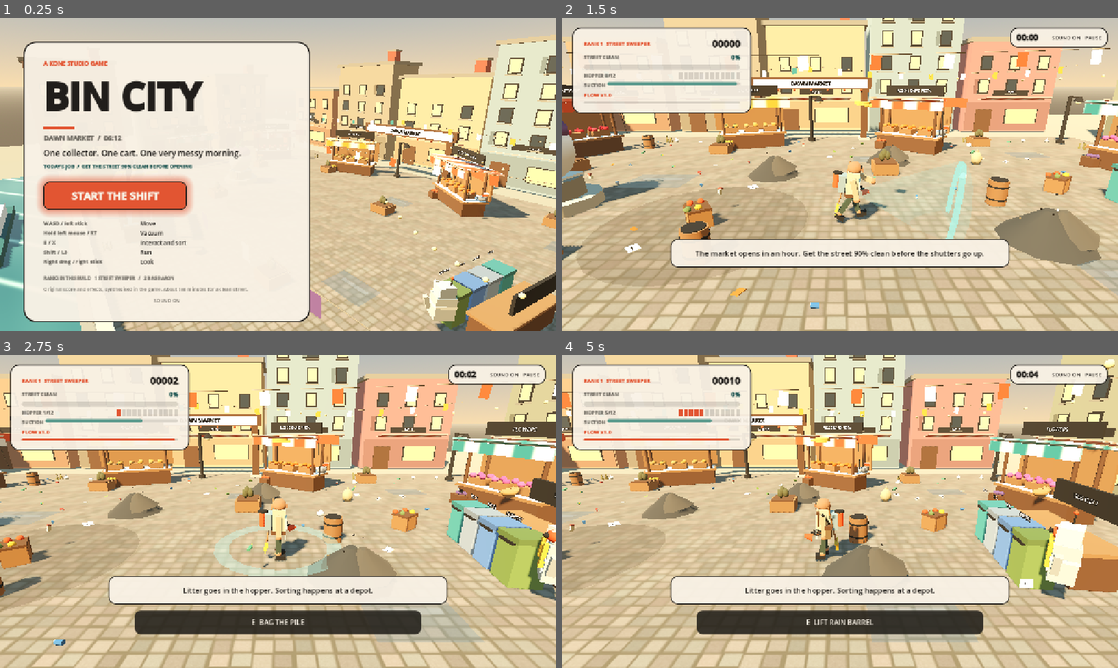
Above: before the commit, frames 1-4 (two rows, left to right).
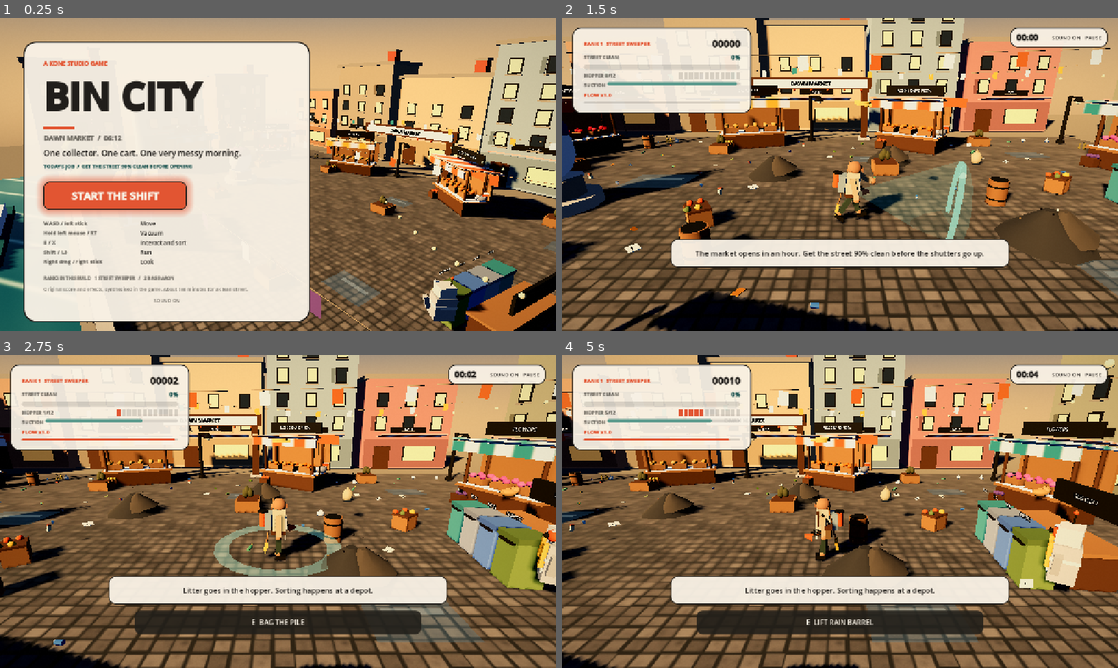
Above: after the commit, the same moments.

Repository: konethegreat/animation-and-game-studio
Game: Godot game, scene res://main.tscn
Same seed, same stepped clock (60 frames per second), same inputs: the game is played once before the commit and once after it.
Inputs (mouse positions are in pixels of both pictures, inside the frame that each line leads up to):
- Up to frame 1 (0.25 s): no input
- Up to frame 2 (1.5 s): click "START THE SHIFT" at 0.5 s; tap Enter (ui_accept) at 1.25 s; move the mouse to (962, 158) at 1.27 s; hold D (move_right) from 1.28 s (still down); tap F at 1.35 s; click (962, 158) at 1.42 s
- Up to frame 3 (2.75 s): tap Enter (ui_accept) at 1.52 s; release D (move_right) at 2 s; drag from (166, 527) to (250, 574) at 2.02 s
- Up to frame 4 (5 s): move the mouse to (895, 442) at 2.77 s; hold D (move_right) 2.78-3.5 s; tap 4 (sort_compost) at 2.85 s; click (895, 442) at 2.92 s; tap F at 3.05, 4.55 s; drag from (812, 574) to (673, 464) at 3.52 s; move the mouse to (1006, 558) at 4.27 s; hold A (move_left) from 4.28 s (still down); tap 2 (sort_metal) at 4.35 s; click (1006, 558) at 4.42 s; tap Enter (ui_accept) at 4.52 s

The runs differ from the first frame. In frame 1, 53% of the frame differs, in the area x 0-100%, y 0-100%; in frame 2, 84%; in frame 3, 80%; in frame 4, 80%.

Commit message:
feat: give bin city a stylised dawn grade
Sky shader, one sun with four shadow splits, cool ambient against a warm
low sun, a darker cobble with pits, and a split tone post layer. Web safe:
no SSAO, no volumetric fog, glow only where a mood asks for it.

Diff:
--- a/projects/011-bin-city/scripts/game.gd
+++ b/projects/011-bin-city/scripts/game.gd
@@ -7,6 +7,50 @@
 const LITTER = preload("res://scripts/litter.gd")
 const PILE = preload("res://scripts/pile.gd")
 const RAT = preload("res://scripts/rat.gd")
+const POSTFX = preload("res://scripts/postfx.gd")
+
+const MOODS := {
+	"dawn": {
+		"zenith": Color(0.26, 0.43, 0.62), "horizon": Color(1.0, 0.79, 0.57),
+		"ground": Color(0.47, 0.41, 0.35), "sun": Color(1.0, 0.8, 0.55),
+		"sun_angle": Vector3(-31.0, -40.0, 0.0), "sun_energy": 1.85,
+		"ambient": 0.52, "ambient_colour": Color(0.4, 0.5, 0.68),
+		"fog": Color(0.9, 0.79, 0.63), "fog_density": 0.0007,
+		"exposure": 0.74, "glow": false,
+	},
+	"canal": {
+		"zenith": Color(0.28, 0.48, 0.55), "horizon": Color(0.82, 0.9, 0.84),
+		"ground": Color(0.32, 0.42, 0.4), "sun": Color(0.95, 0.98, 0.9),
+		"sun_angle": Vector3(-42.0, -18.0, 0.0), "sun_energy": 1.15,
+		"ambient": 0.6, "ambient_colour": Color(0.46, 0.58, 0.64),
+		"fog": Color(0.76, 0.86, 0.83), "fog_density": 0.004,
+		"exposure": 0.93, "glow": false,
+	},
+	"night": {
+		"zenith": Color(0.04, 0.08, 0.16), "horizon": Color(0.14, 0.26, 0.3),
+		"ground": Color(0.05, 0.06, 0.08), "sun": Color(0.52, 0.68, 0.9),
+		"sun_angle": Vector3(-38.0, 24.0, 0.0), "sun_energy": 0.32,
+		"ambient": 0.3, "ambient_colour": Color(0.26, 0.36, 0.55),
+		"fog": Color(0.16, 0.24, 0.3), "fog_density": 0.0044,
+		"exposure": 1.12, "glow": false,
+	},
+	"neon": {
+		"zenith": Color(0.03, 0.04, 0.12), "horizon": Color(0.22, 0.07, 0.24),
+		"ground": Color(0.04, 0.04, 0.08), "sun": Color(0.6, 0.5, 0.9),
+		"sun_angle": Vector3(-30.0, 36.0, 0.0), "sun_energy": 0.24,
+		"ambient": 0.3, "ambient_colour": Color(0.36, 0.26, 0.56),
+		"fog": Color(0.16, 0.1, 0.24), "fog_density": 0.0046,
+		"exposure": 1.16, "glow": true,
+	},
+	"boss": {
+		"zenith": Color(0.06, 0.05, 0.05), "horizon": Color(0.3, 0.16, 0.1),
+		"ground": Color(0.06, 0.05, 0.05), "sun": Color(1.0, 0.6, 0.35),
+		"sun_angle": Vector3(-24.0, 12.0, 0.0), "sun_energy": 0.55,
+		"ambient": 0.28, "ambient_colour": Color(0.44, 0.3, 0.3),
+		"fog": Color(0.24, 0.16, 0.12), "fog_density": 0.006,
+		"exposure": 1.1, "glow": true,
+	},
+}
 
 const AREA_SCRIPTS := {
 	"dawn_market": preload("res://scripts/world.gd"),
@@ -37,6 +81,10 @@
 var world
 var area
 var area_id := "dawn_market"
+var postfx
+var env: Environment
+var sun_light: DirectionalLight3D
+var sky_material: ShaderMaterial
 var player
 var ui
 var cam_yaw: Node3D
@@ -80,6 +128,13 @@
 	rng.seed = 20261102
 	_setup_input()
 	_build_light()
+	postfx = POSTFX.new()
+	postfx.name = "PostFX"
+	add_child(postfx)
+	var state = get_node_or_null("/root/GameState")
+	if state != null:
+		postfx.set_quality(str(state.settings.get("quality", "standard")))
+	_apply_mood("dawn")
 	world = WORLD.new()
 	world.name = "DawnMarket"
 	add_child(world)
@@ -176,6 +231,9 @@
 
 
 func _unhandled_input(event: InputEvent) -> void:
+	if event is InputEventKey and event.pressed and not event.echo and event.keycode == KEY_F7:
+		if postfx != null:
+			postfx.rect.visible = not postfx.rect.visible
 	if event is InputEventMouseButton:
 		var mouse := event as InputEventMouseButton
 		if mouse.pressed and mouse.button_index == MOUSE_BUTTON_WHEEL_UP:
@@ -249,42 +307,79 @@
 
 
 func _build_light() -> void:
-	var env := Environment.new()
+	env = Environment.new()
 	env.background_mode = Environment.BG_SKY
 	var sky := Sky.new()
-	var sky_mat := ProceduralSkyMaterial.new()
-	sky_mat.sky_top_color = Color(0.36, 0.52, 0.66)
-	sky_mat.sky_horizon_color = Color(0.98, 0.82, 0.62)
-	sky_mat.ground_horizon_color = Color(0.86, 0.78, 0.64)
-	sky_mat.ground_bottom_color = Color(0.42, 0.38, 0.32)
-	sky_mat.sun_angle_max = 18.0
-	sky_mat.sun_curve = 0.18
-	sky.sky_material = sky_mat
+	sky_material = ShaderMaterial.new()
+	sky_material.shader = load("res://shaders/sky.gdshader")
+	sky.sky_material = sky_material
 	env.sky = sky
-	env.ambient_light_source = Environment.AMBIENT_SOURCE_SKY
-	env.ambient_light_energy = 0.42
-	env.tonemap_mode = Environment.TONE_MAPPER_FILMIC
-	env.tonemap_exposure = 0.88
+	env.ambient_light_source = Environment.AMBIENT_SOURCE_COLOR
+	env.ambient_light_color = Color(0.4, 0.5, 0.68)
+	env.ambient_light_energy = 0.52
+	env.reflected_light_source = Environment.REFLECTION_SOURCE_SKY
+	env.tonemap_mode = Environment.TONE_MAPPER_ACES
+	env.tonemap_exposure = 1.0
+	env.tonemap_white = 6.0
 	env.fog_enabled = true
-	env.fog_light_color = Color(0.93, 0.83, 0.69)
-	env.fog_light_energy = 0.35
-	env.fog_density = 0.0032
-	env.fog_sky_affect = 0.2
+	env.fog_mode = Environment.FOG_MODE_DEPTH
+	env.fog_light_color = Color(0.95, 0.86, 0.72)
+	env.fog_light_energy = 0.5
+	env.fog_density = 0.001
+	env.fog_depth_begin = 30.0
+	env.fog_depth_end = 120.0
+	env.fog_sky_affect = 0.18
+	env.glow_enabled = false
+	env.glow_intensity = 0.35
+	env.glow_strength = 0.75
+	env.glow_bloom = 0.04
+	env.glow_mix = 0.15
+	env.glow_hdr_threshold = 1.1
 	env.adjustment_enabled = true
-	env.adjustment_brightness = 1.0
-	env.adjustment_contrast = 1.06
-	env.adjustment_saturation = 1.12
+	env.adjustment_brightness = 0.99
+	env.adjustment_contrast = 1.1
+	env.adjustment_saturation = 1.16
 	var holder := WorldEnvironment.new()
 	holder.environment = env
 	add_child(holder)
 
-	var sun := DirectionalLight3D.new()
-	sun.rotation_degrees = Vector3(-46.0, -34.0, 0.0)
-	sun.light_color = Color(1.0, 0.87, 0.68)
-	sun.light_energy = 1.0
-	sun.shadow_enabled = true
-	sun.directional_shadow_max_distance = 46.0
-	add_child(sun)
+	sun_light = DirectionalLight3D.new()
+	sun_light.rotation_degrees = Vector3(-42.0, -32.0, 0.0)
+	sun_light.light_color = Color(1.0, 0.87, 0.68)
+	sun_light.light_energy = 1.05
+	sun_light.shadow_enabled = true
+	sun_light.directional_shadow_mode = DirectionalLight3D.SHADOW_PARALLEL_4_SPLITS
+	sun_light.directional_shadow_max_distance = 46.0
+	sun_light.directional_shadow_blend_splits = true
+	sun_light.shadow_bias = 0.03
+	sun_light.shadow_normal_bias = 1.1
+	sun_light.shadow_blur = 1.2
+	add_child(sun_light)
+
+
+func _apply_mood(mood: String) -> void:
+	if env == null:
+		return
+	var cfg: Dictionary = MOODS.get(mood, MOODS["dawn"])
+	sky_material.set_shader_parameter("zenith", cfg.zenith)
+	sky_material.set_shader_parameter("horizon", cfg.horizon)
+	sky_material.set_shader_parameter("ground", cfg.ground)
+	sky_material.set_shader_parameter("sun_colour", cfg.sun)
+	var sun_angle: Vector3 = cfg.sun_angle
+	sun_light.rotation_degrees = sun_angle
+	var sun_basis := Basis.from_euler(Vector3(deg_to_rad(sun_angle.x), deg_to_rad(sun_angle.y), 0.0))
+	sky_material.set_shader_parameter("sun_direction", sun_basis.z)
+	env.ambient_light_energy = float(cfg.ambient)
+	env.ambient_light_color = cfg.ambient_colour
+	env.fog_light_color = cfg.fog
+	env.fog_light_energy = 0.22
+	env.fog_density = float(cfg.fog_density)
+	env.tonemap_exposure = float(cfg.exposure)
+	env.glow_enabled = bool(cfg.glow)
+	sun_light.light_color = cfg.sun
+	sun_light.light_energy = float(cfg.sun_energy)
+	if postfx != null:
+		postfx.set_mood(mood)
 
 
 func _build_cameras() -> void:
--- a/projects/011-bin-city/scripts/kit.gd
+++ b/projects/011-bin-city/scripts/kit.gd
@@ -200,21 +200,31 @@
 	var img := Image.create(256, 256, false, Image.FORMAT_RGB8)
 	var rng := RandomNumberGenerator.new()
 	rng.seed = 11
-	img.fill(Color(0.46, 0.41, 0.34))
+	img.fill(Color(0.27, 0.26, 0.24))
 	var cells := 8
 	var cell := 256 / cells
 	for cy in cells:
 		for cx in cells:
-			var base := 0.52 + rng.randf() * 0.14
-			var warm := rng.randf() * 0.05
+			var base := 0.4 + rng.randf() * 0.13
+			var warm := rng.randf() * 0.06
+			var tilt := rng.randf_range(-0.02, 0.02)
 			var x0 := cx * cell + rng.randi_range(2, 4)
 			var y0 := cy * cell + rng.randi_range(2, 4)
 			var w := cell - rng.randi_range(4, 7)
 			var h := cell - rng.randi_range(4, 7)
+			# Two soft pits per tile keep the slab from reading as flat paint.
+			var pits := []
+			for i in 2:
+				pits.append(Vector3(rng.randf_range(x0, x0 + w), rng.randf_range(y0, y0 + h), rng.randf_range(0.025, 0.05)))
 			for y in range(y0, min(y0 + h, 256)):
 				for x in range(x0, min(x0 + w, 256)):
-					var n := rng.randf_range(-0.035, 0.035)
-					img.set_pixel(x, y, Color(base + n + warm, base * 0.94 + n, base * 0.85 + n))
+					var n := rng.randf_range(-0.02, 0.02)
+					var shade := 0.0
+					for p in pits:
+						var d := Vector2(x - p.x, y - p.y).length()
+						shade += p.z * (1.0 - clampf(d / 9.0, 0.0, 1.0))
+					var v := base + n + warm - shade + tilt * (float(y - y0) / float(h))
+					img.set_pixel(x, y, Color(v + 0.01, v * 0.96, v * 0.9))
 	img.generate_mipmaps()
 	return ImageTexture.create_from_image(img)
 
--- /dev/null
+++ b/projects/011-bin-city/scripts/postfx.gd
@@ -0,0 +1,74 @@
+extends CanvasLayer
+
+const POST = preload("res://shaders/post.gdshader")
+
+var rect: ColorRect
+var material: ShaderMaterial
+var _time := 0.0
+var _quality := "standard"
+var _mood := "dawn"
+
+
+func _ready() -> void:
+	layer = 1
+	process_mode = Node.PROCESS_MODE_ALWAYS
+	rect = ColorRect.new()
+	rect.name = "Grade"
+	rect.set_anchors_preset(Control.PRESET_FULL_RECT)
+	rect.mouse_filter = Control.MOUSE_FILTER_IGNORE
+	material = ShaderMaterial.new()
+	material.shader = POST
+	rect.material = material
+	add_child(rect)
+	set_quality(_quality)
+	set_mood(_mood)
+
+
+func set_quality(name: String) -> void:
+	_quality = name
+	rect.visible = name != "low" and _mood != "plain"
+	if not rect.visible:
+		return
+	match name:
+		"high":
+			material.set_shader_parameter("strength", 0.62)
+			material.set_shader_parameter("grain", 0.03)
+			material.set_shader_parameter("vignette", 0.32)
+		_:
+			material.set_shader_parameter("strength", 0.5)
+			material.set_shader_parameter("grain", 0.022)
+			material.set_shader_parameter("vignette", 0.28)
+
+
+func set_accents(warm_color: Color, cool_color: Color, amount := 0.5) -> void:
+	material.set_shader_parameter("warm", warm_color)
+	material.set_shader_parameter("cool", cool_color)
+	material.set_shader_parameter("strength", amount)
+
+
+func set_mood(mood: String) -> void:
+	_mood = mood
+	rect.visible = _quality != "low"
+	match mood:
+		"canal":
+			set_accents(Color(0.9, 0.98, 0.93), Color(0.66, 0.83, 0.86), 0.44)
+		"night":
+			set_accents(Color(0.95, 0.84, 0.68), Color(0.55, 0.72, 0.95), 0.58)
+		"neon":
+			set_accents(Color(1.0, 0.72, 0.88), Color(0.55, 0.85, 1.0), 0.5)
+		"boss":
+			set_accents(Color(1.0, 0.72, 0.5), Color(0.7, 0.62, 0.68), 0.6)
+		"plain":
+			rect.visible = false
+		_:
+			set_accents(Color(1.0, 0.94, 0.83), Color(0.59, 0.74, 0.95), 0.44)
+
+
+func _process(delta: float) -> void:
+	if not rect.visible:
+		return
+	var settings = get_node_or_null("/root/GameState")
+	if settings != null and bool(settings.settings.get("reduced_motion", false)):
+		return
+	_time += delta
+	material.set_shader_parameter("time", _time)
--- a/projects/011-bin-city/scripts/world.gd
+++ b/projects/011-bin-city/scripts/world.gd
@@ -120,12 +120,12 @@
 	var ground := Node3D.new()
 	ground.name = "Ground"
 	add_child(ground)
-	ground_mat = K.texture_material(_cobble, Vector3(14, 10, 1), Color(0.78, 0.76, 0.73))
+	ground_mat = K.texture_material(_cobble, Vector3(14, 10, 1), Color(1.0, 0.98, 0.94))
 	K.plane(ground, Vector2(44, 29), Vector3(0, 0, 0.2), K.STONE, ground_mat)
 	K.collider(ground, Vector3(44, 1, 29), Vector3(0, -0.5, 0.2))
 
 	# A dusty apron around the plaza, split so the canal stays open water.
-	var apron_mat := K.material(Color(0.62, 0.57, 0.47))
+	var apron_mat := K.material(Color(0.5, 0.46, 0.39))
 	for piece in [
 		{"size": Vector2(110, 22), "pos": Vector3(0, -0.06, -25.5)},
 		{"size": Vector2(110, 22), "pos": Vector3(0, -0.06, 40.0)},
@@ -147,7 +147,7 @@
 	disc.height = 0.02
 	disc.radial_segments = 22
 	patch.mesh = disc
-	patch.material_override = K.clear_material(Color(0.38, 0.33, 0.26), 0.16)
+	patch.material_override = K.clear_material(Color(0.38, 0.33, 0.26), 0.09)
 	patch.position = Vector3(-2, 0.012, 2)
 	patch.cast_shadow = GeometryInstance3D.SHADOW_CASTING_SETTING_OFF
 	ground.add_child(patch)
--- /dev/null
+++ b/projects/011-bin-city/shaders/post.gdshader
@@ -0,0 +1,26 @@
+shader_type canvas_item;
+
+uniform sampler2D screen_texture : hint_screen_texture, repeat_disable, filter_nearest;
+uniform vec3 warm : source_color = vec3(1.0, 0.93, 0.82);
+uniform vec3 cool : source_color = vec3(0.72, 0.85, 0.92);
+uniform float strength : hint_range(0.0, 1.0) = 0.5;
+uniform float vignette : hint_range(0.0, 1.2) = 0.28;
+uniform float grain : hint_range(0.0, 0.2) = 0.022;
+uniform float saturation : hint_range(0.0, 2.0) = 1.08;
+uniform float time = 0.0;
+
+float hash(vec2 p) {
+	return fract(sin(dot(p, vec2(127.1, 311.7))) * 43758.5453);
+}
+
+void fragment() {
+	vec3 base = textureLod(screen_texture, SCREEN_UV, 0.0).rgb;
+	float luma = dot(base, vec3(0.299, 0.587, 0.114));
+	vec3 col = base * mix(cool, warm, smoothstep(0.12, 0.78, luma));
+	col = mix(vec3(luma), col, saturation);
+	col = mix(col, col * col * (3.0 - 2.0 * col), 0.12);
+	float d = distance(SCREEN_UV, vec2(0.5));
+	col *= 1.0 - vignette * smoothstep(0.35, 0.85, d);
+	col += (hash(SCREEN_UV * 1024.0 + vec2(time)) - 0.5) * grain;
+	COLOR = vec4(mix(base, col, strength), 1.0);
+}
--- /dev/null
+++ b/projects/011-bin-city/shaders/sky.gdshader
@@ -0,0 +1,21 @@
+shader_type sky;
+
+uniform vec3 zenith : source_color = vec3(0.30, 0.46, 0.64);
+uniform vec3 horizon : source_color = vec3(1.0, 0.83, 0.62);
+uniform vec3 ground : source_color = vec3(0.55, 0.48, 0.40);
+uniform vec3 sun_colour : source_color = vec3(1.0, 0.88, 0.70);
+uniform vec3 sun_direction = vec3(-0.45, 0.38, -0.35);
+uniform float sun_size : hint_range(0.0, 1.0) = 0.9985;
+uniform float horizon_softness : hint_range(0.01, 1.0) = 0.45;
+
+void sky() {
+	vec3 dir = normalize(sun_direction);
+	float h = EYEDIR.y;
+	vec3 col = mix(horizon, zenith, smoothstep(0.0, horizon_softness, h));
+	col = mix(col, ground, smoothstep(0.0, -0.35, h));
+	float sun = smoothstep(sun_size, sun_size + 0.0012, dot(EYEDIR, dir));
+	col = mix(col, sun_colour, sun);
+	float halo = pow(max(dot(EYEDIR, dir), 0.0), 18.0) * 0.22;
+	col += sun_colour * halo;
+	COLOR = col;
+}
Not shown, added: projects/011-bin-city/scripts/data.gd.uid
Not shown, added: projects/011-bin-city/scripts/district.gd.uid
Not shown, added: projects/011-bin-city/scripts/game_state.gd.uid
Not shown, added: projects/011-bin-city/scripts/postfx.gd.uid
Not shown, added: projects/011-bin-city/shaders/post.gdshader.uid
Not shown, added: projects/011-bin-city/shaders/sky.gdshader.uid
Not shown, added: projects/011-bin-city/tests/_logic.gd.uid
